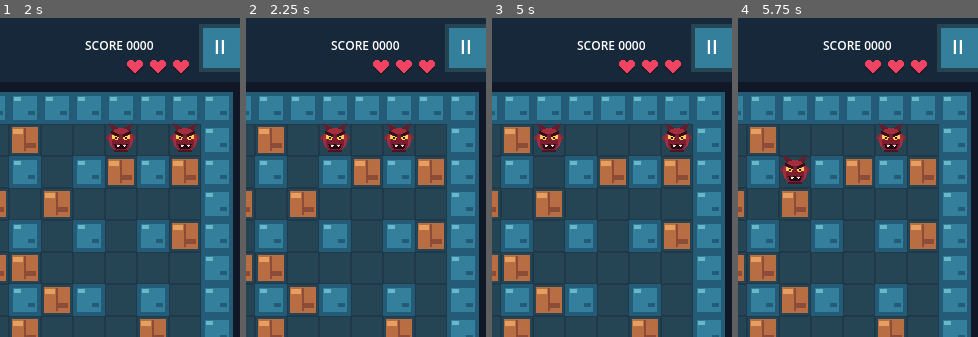
Above: before the commit, frames 1-4 (left to right).
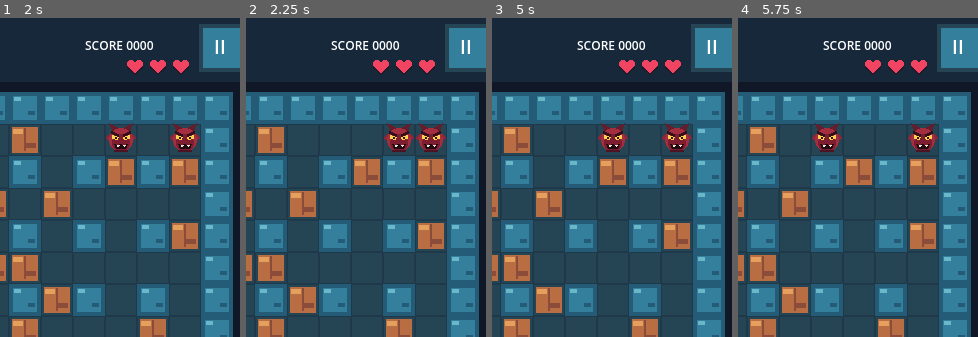
Above: after the commit, the same moments.

Repository: leto98/Bomberman_NES_android
Game: Godot game, scene res://scenes/main.tscn
The game is run twice, just before and just after one commit, with the same random seed, the same clock (stepped at 60 frames per second) and the same inputs.
Inputs (mouse positions are % of the whole screen's width and height, from its top left):
- Up to frame 1 (2 s): tap Enter at 0.5 s; move the mouse to (72, 45) at 0.52 s; click (72, 45) at 0.67 s; tap Space at 1.25 s; drag from (30, 55) to (45, 70) at 1.27 s
- Up to frame 2 (2.25 s): tap Enter at 2 s; move the mouse to (60, 28) at 2.02 s; click (60, 28) at 2.17 s
- Up to frame 3 (5 s): tap Space at 2.75, 4.25 s; drag from (45, 70) to (20, 35) at 2.77 s; tap Enter at 3.5 s; move the mouse to (80, 65) at 3.52 s; click (80, 65) at 3.67 s; drag from (20, 35) to (35, 25) at 4.27 s
- Up to frame 4 (5.75 s): move the mouse to (55, 50) at 5.02 s; click (55, 50) at 5.17 s
The pictures show only the part of the screen within x 45-95%, y 0-50%; the shares and areas given below are measured in that part.

Frame 1 is identical in both runs. In frame 2, 1.5% of the frame differs, in the area x 30-84%, y 32-43%; in frame 3, 1.5%; in frame 4, 2.9%, in the area x 17-84%, y 32-53%.

Commit message:
Add persistent high-IQ hunter enemy to every level

Diff:
--- a/scripts/main.gd
+++ b/scripts/main.gd
@@ -325,9 +325,14 @@
 	for i in range(enemies.size()):
 		var enemy: Vector2i = enemies[i]
 		var next_step := Vector2i.ZERO
-		if _enemy_can_see_player(enemy):
+		# The first living enemy is the high-IQ hunter on every level.
+		# It uses shortest-path BFS every turn, even without line of sight,
+		# so it keeps pursuing the player through the maze instead of wandering.
+		var is_hunter := i == 0
+		if is_hunter or _enemy_can_see_player(enemy):
 			next_step = _get_chase_step(enemy)
-		if next_step == Vector2i.ZERO:
+		# Other enemies retain the existing line-of-sight chase and roaming AI.
+		if next_step == Vector2i.ZERO and not is_hunter:
 			var choices: Array[Vector2i] = [Vector2i.UP, Vector2i.DOWN, Vector2i.LEFT, Vector2i.RIGHT]
 			choices.shuffle()
 			for direction in choices:
@@ -339,6 +344,7 @@
 				if _is_open(target) and not enemies.has(target):
 					next_step = target
 					break
+		# If the hunter temporarily has no path, leave it in place and retry next turn.
 		if next_step != Vector2i.ZERO:
 			if next_step == player:
 				enemies[i] = player
